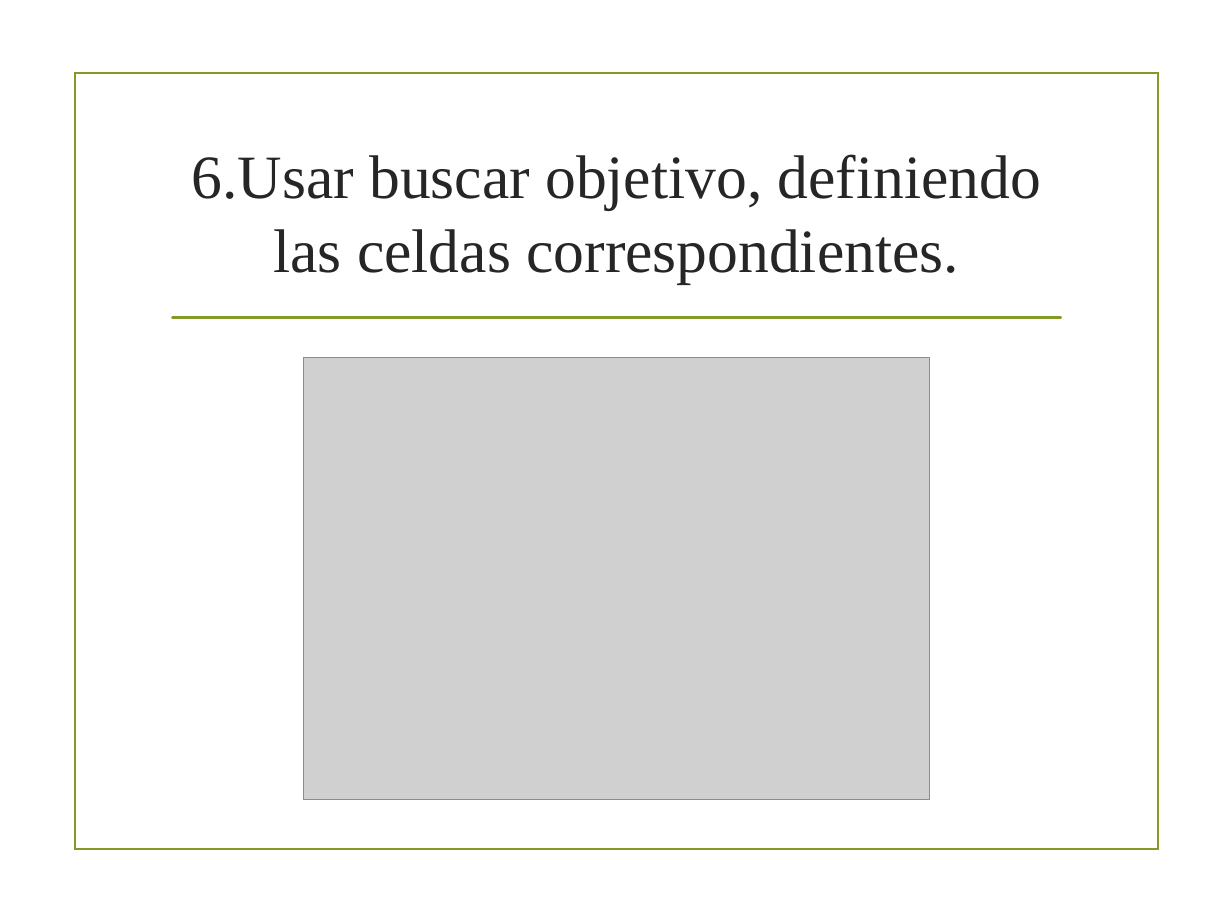
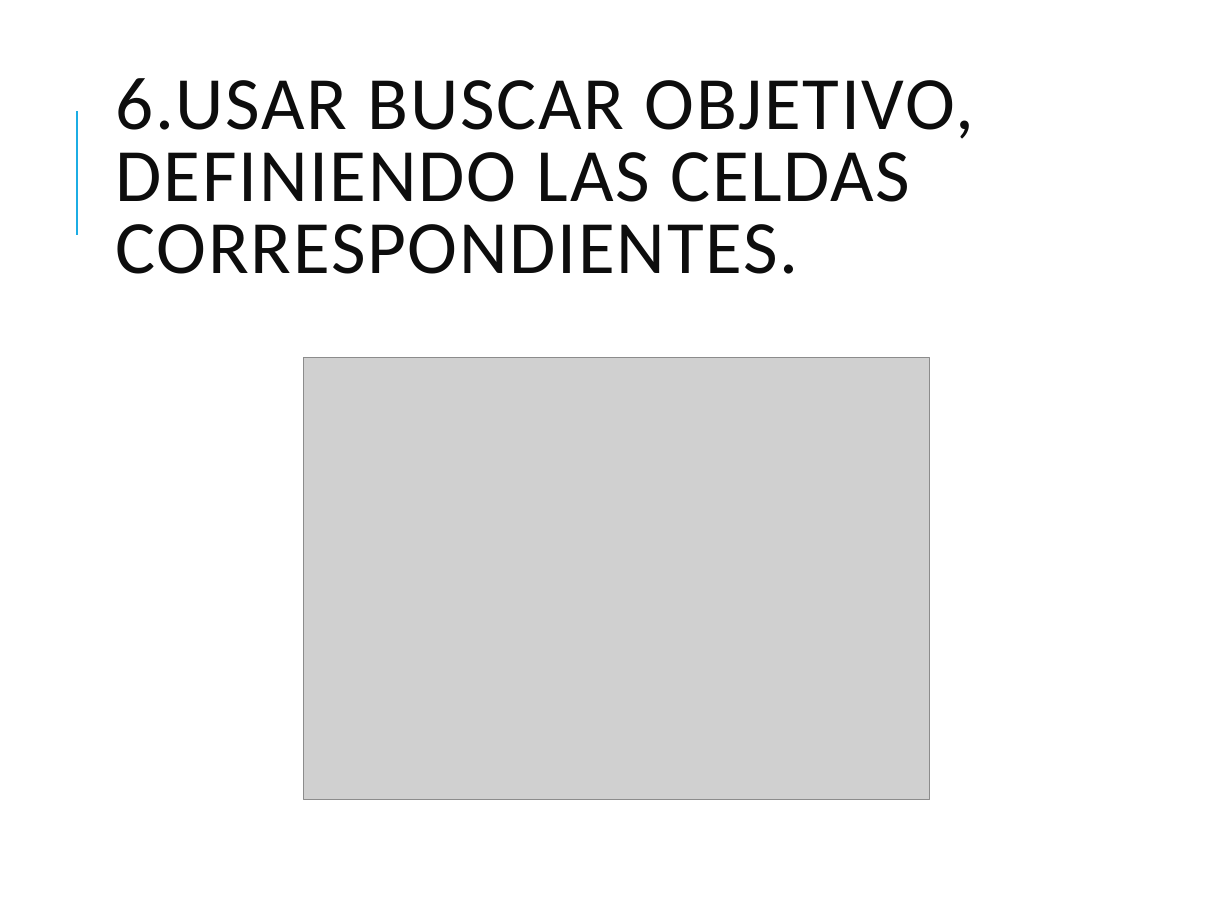
Before and after one commit to BernardoMB/HCPE, a slide deck: slide 11 of Parcial 2/05 Herramientas de Excel/01 Buscar objetivo/01 Buscar Objetivo.pptx. Drawn at 1232x924 pixels with LibreOffice and Linux fonts; fonts in the diff are those of the drawing; grey boxes stand for pictures; background and template pictures are left out. Boxes give left, top, right and bottom in pixels: in the first picture for what was removed or moved away, otherwise in the second. Text is boxed around its words. In the diff, an @@ line names an element or a change of style, - is before the commit and + after.

```diff
--- a/Parcial 2/05 Herramientas de Excel/01 Buscar objetivo/01 Buscar Objetivo.pptx
+++ b/Parcial 2/05 Herramientas de Excel/01 Buscar objetivo/01 Buscar Objetivo.pptx
@@ rectangle removed at [75, 73, 1158, 849] @@
@@ title at [116, 78, 974, 274]: text changed; size 36 to 44 pt; font Times New Roman to Calibri; text colour #262626 to #0D0D0D @@
-6.Usar buscar objetivo, definiendo las celdas correspondientes.
+6.USAR BUSCAR OBJETIVO, DEFINIENDO LAS CELDAS CORRESPONDIENTES.
@@ line added from (76, 234) to (76, 111), #1CADE4 1.5 pt @@
@@ line removed from (172, 318) to (1061, 318) @@
```
Also in this commit, not shown: 13 other slides changed, 31 other files.
